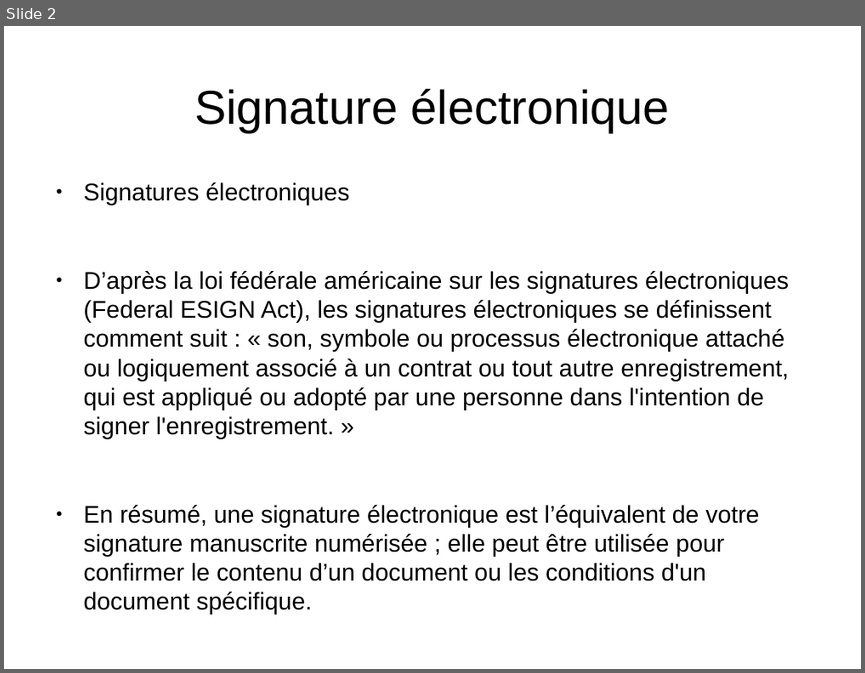
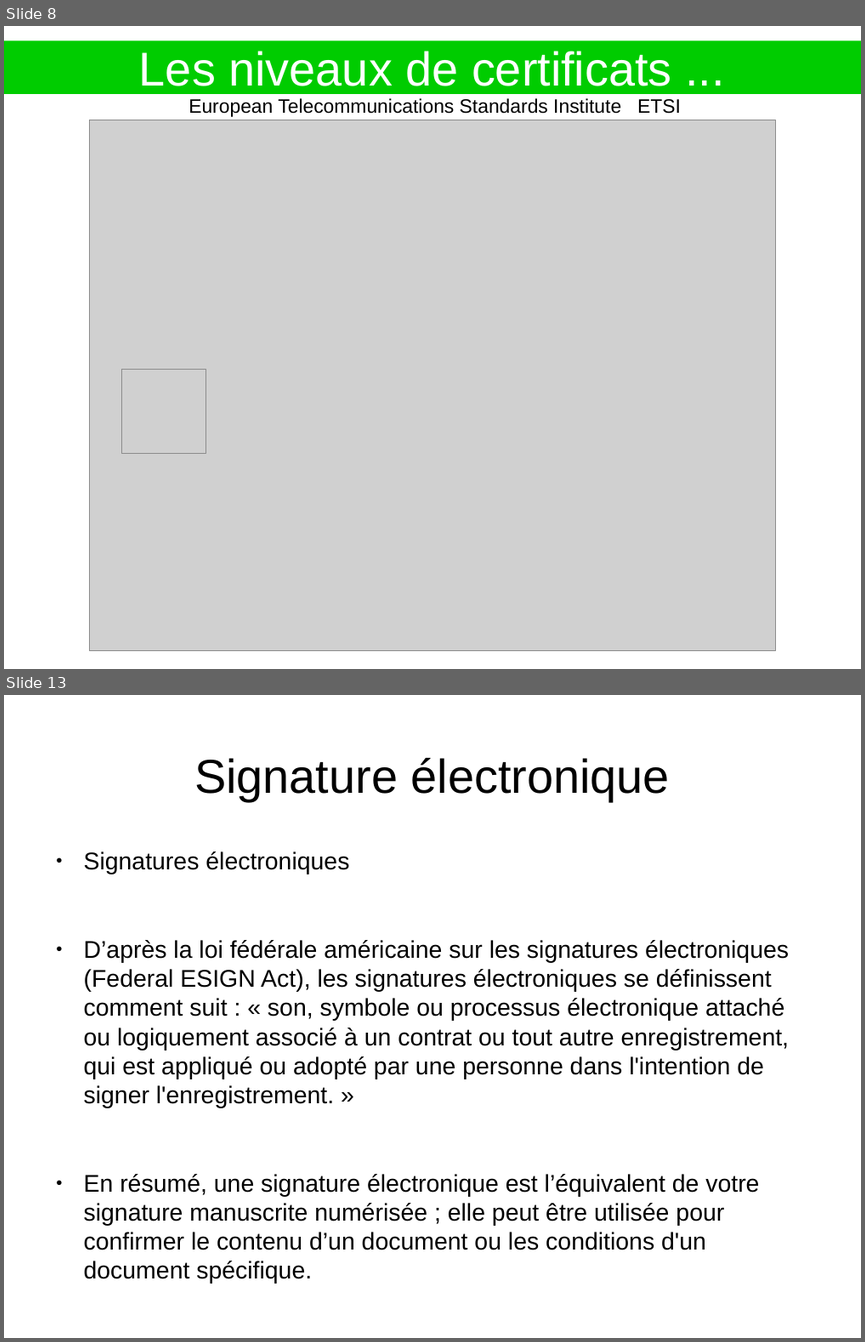
Before and after one commit to heylve/current, a slide deck: Presentations/SignatureElec.odp. Shown one above the other, each under a label of ours: slide 2 before the commit, slides 8 and 13 after it; the slides between them are not shown. The pictures are 865x673 and 865x1342 pixels, drawn with LibreOffice and Linux fonts; fonts in the diff are those of the drawing; grey boxes stand for pictures. Boxes give left, top, right and bottom in pixels: in the first picture for what was removed or moved away, otherwise in the second. Text is boxed around its words. In the diff, an @@ line names an element or a change of style, - is before the commit and + after.

```diff
--- a/Presentations/SignatureElec.odp
+++ b/Presentations/SignatureElec.odp
@@ slide 8 added at (4, 26, 861, 669), background #FFFFFF @@
@@ title added at (4, 40, 861, 94), fill #00CC00, 44 pt, text #FFFFFF @@
+Les niveaux de certificats ...
@@ text added at (188, 98, 681, 117), 18 pt, text #000000 @@
+European Telecommunications Standards Institute ETSI
@@ picture added at (90, 120, 775, 651) @@
@@ picture added at (121, 369, 205, 453) @@
@@ what was slide 2 is now slide 13 @@
```
Also in this commit, not shown: 1 slide changed, 10 other slides added, 5 other files.
